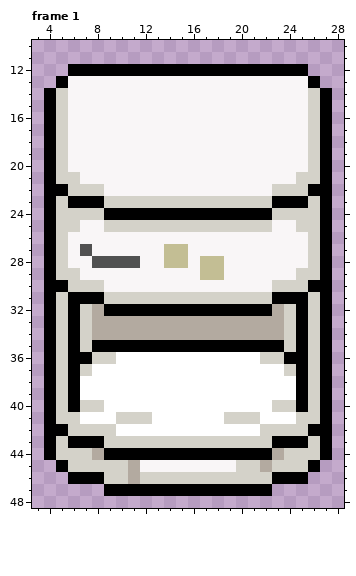
Two versions of one pixel-art file, Assets/Props/Fridge/Sprites/fridge.aseprite. Above is the file before it was changed.
64x64 pixels, 4 frames. Shown: frame 1: x 3..28, y 10..48. The commit also changed other frames, which this record leaves out.
The result:
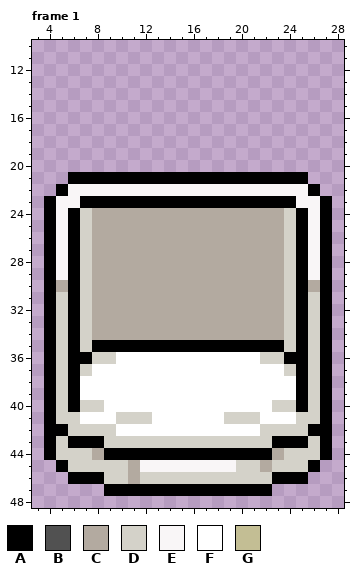
Palette (. is transparent): A #000000  B #515151  C #b3aaa0  D #d4d2c9  E #f9f6f7  F #ffffff  G #c3be94
What changed:
{"change": "layer \"back\" added"}
{"change": "layer \"side\" added"}
{"change": "layer \"top\" now hidden"}
{"where": "frame 1"}
{"frame":1,"y":12,"x":6,"old":"AAAAAAAAAAAAAAAAAAAA","new":"...................."}
{"frame":1,"y":13,"x":5,"old":"AEEEEEEEEEEEEEEEEEEEEA","new":"......................"}
{"frame":1,"y":14,"x":4,"old":"ADEEEEEEEEEEEEEEEEEEEEDA","new":"........................"}
{"frame":1,"y":15,"x":4,"old":"ADEEEEEEEEEEEEEEEEEEEEDA","new":"........................"}
{"frame":1,"y":16,"x":4,"old":"ADEEEEEEEEEEEEEEEEEEEEDA","new":"........................"}
{"frame":1,"y":17,"x":4,"old":"ADEEEEEEEEEEEEEEEEEEEEDA","new":"........................"}
{"frame":1,"y":18,"x":4,"old":"ADEEEEEEEEEEEEEEEEEEEEDA","new":"........................"}
{"frame":1,"y":19,"x":4,"old":"ADEEEEEEEEEEEEEEEEEEEEDA","new":"........................"}
{"frame":1,"y":20,"x":4,"old":"ADEEEEEEEEEEEEEEEEEEEEDA","new":"........................"}
{"frame":1,"y":21,"x":4,"old":"ADDEEEEEEEEEEEEEEEEEEDDA","new":"..AAAAAAAAAAAAAAAAAAAA.."}
{"frame":1,"y":22,"x":4,"old":"A","new":"."}
{"frame":1,"y":22,"x":6,"old":"DDD","new":"EEE"}
{"frame":1,"y":22,"x":23,"old":"DDD","new":"EEE"}
{"frame":1,"y":22,"x":27,"old":"A","new":"."}
{"frame":1,"y":23,"x":5,"old":"DA","new":"EE"}
{"frame":1,"y":23,"x":9,"old":"DDDDDDDDDDDDDD","new":"AAAAAAAAAAAAAA"}
{"frame":1,"y":23,"x":25,"old":"AD","new":"EE"}
{"frame":1,"y":24,"x":5,"old":"DD","new":"EA"}
{"frame":1,"y":24,"x":8,"old":"DAAAAAAAAAAAAAAD","new":"CCCCCCCCCCCCCCCC"}
{"frame":1,"y":24,"x":25,"old":"DD","new":"AE"}
{"frame":1,"y":25,"x":5,"old":"DDEEDDDDDDDDDDDDDDEEDD","new":"EADCCCCCCCCCCCCCCCCDAE"}
{"frame":1,"y":26,"x":5,"old":"DEEEEEEEEEEEEEEEEEEEED","new":"EADCCCCCCCCCCCCCCCCDAE"}
{"frame":1,"y":27,"x":5,"old":"DEBEEEEEEGGEEEEEEEEEED","new":"EADCCCCCCCCCCCCCCCCDAE"}
{"frame":1,"y":28,"x":5,"old":"DEEBBBBEEGGEGGEEEEEEED","new":"EADCCCCCCCCCCCCCCCCDAE"}
{"frame":1,"y":29,"x":5,"old":"DDEEEEEEEEEEGGEEEEEEDD","new":"EADCCCCCCCCCCCCCCCCDAE"}
{"frame":1,"y":30,"x":5,"old":"AD","new":"CA"}
{"frame":1,"y":30,"x":8,"old":"DEEEEEEEEEEEEEED","new":"CCCCCCCCCCCCCCCC"}
{"frame":1,"y":30,"x":25,"old":"DA","new":"AC"}
{"frame":1,"y":31,"x":7,"old":"AADDDDDDDDDDDDDDAA","new":"DCCCCCCCCCCCCCCCCD"}
{"frame":1,"y":32,"x":9,"old":"AAAAAAAAAAAAAA","new":"CCCCCCCCCCCCCC"}
{"label":"changed","picture_box":[44,64,332,316]}
